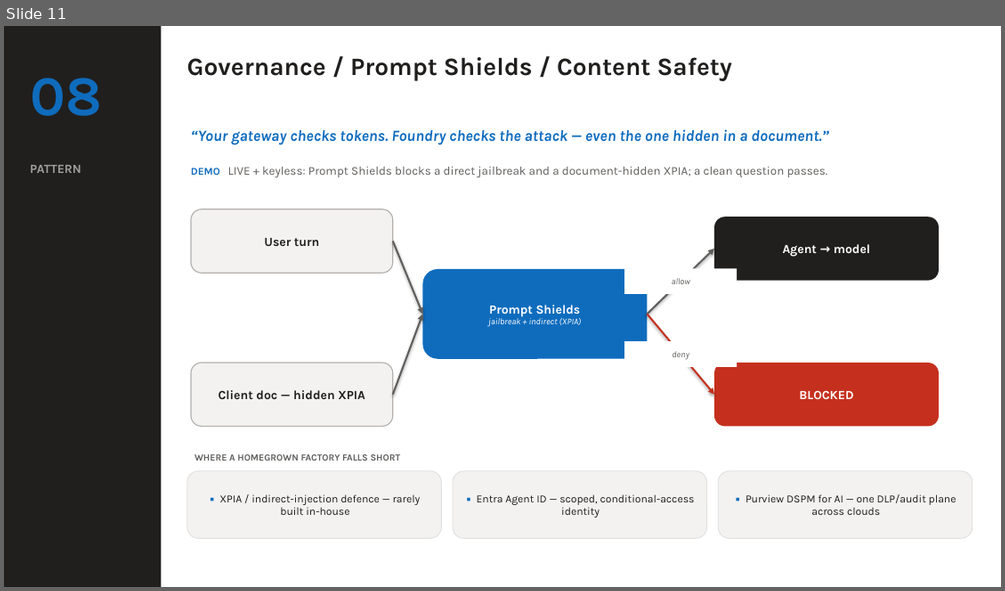
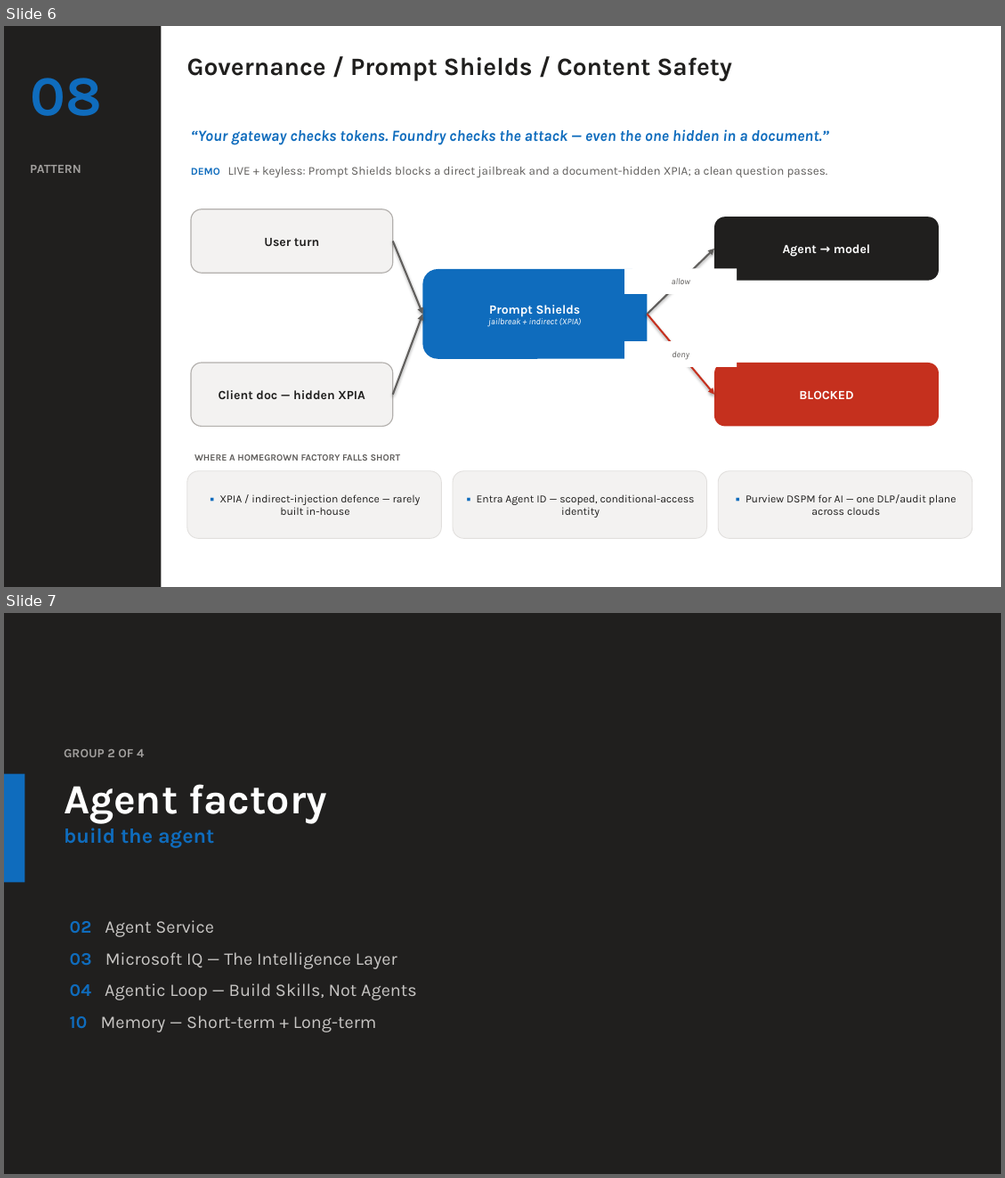
Before and after one commit to SridharArrabelly/foundry-pattern-library, a slide deck: foundry-patterns.pptx. Shown one above the other, each under a label of ours: slide 11 before the commit, slides 6 and 7 after it. The pictures are 1005x591 and 1005x1178 pixels, drawn with LibreOffice and Linux fonts; fonts in the diff are those of the drawing. Boxes give left, top, right and bottom in pixels: in the first picture for what was removed or moved away, otherwise in the second. Text is boxed around its words. In the diff, an @@ line names an element or a change of style, - is before the commit and + after.

```diff
--- a/foundry-patterns.pptx
+++ b/foundry-patterns.pptx
@@ slide 7 added at <box>4,613,1001,1174</box>, background #FFFFFF @@
@@ rectangle added at <box>4,613,1001,1174</box>, fill #201F1E @@
@@ text added at <box>64,749,144,757</box>, 12 pt, text #A19F9D, bold @@
+GROUP 2 OF 4
@@ rectangle added at <box>4,774,25,882</box>, fill #0F6CBD @@
@@ text added at <box>64,784,327,847</box>, 20 pt, text #0F6CBD, bold @@
+Agent factory
+build the agent
@@ text added at <box>70,920,417,1032</box>, 17 pt, text #C8C6C4 @@
+02 Agent Service
+03 Microsoft IQ — The Intelligence Layer
+04 Agentic Loop — Build Skills, Not Agents
+10 Memory — Short-term + Long-term
@@ what was slide 11 is now slide 6 @@
```
Also in this commit, not shown: 2 slides changed, 6 other slides added, 2 other files.
